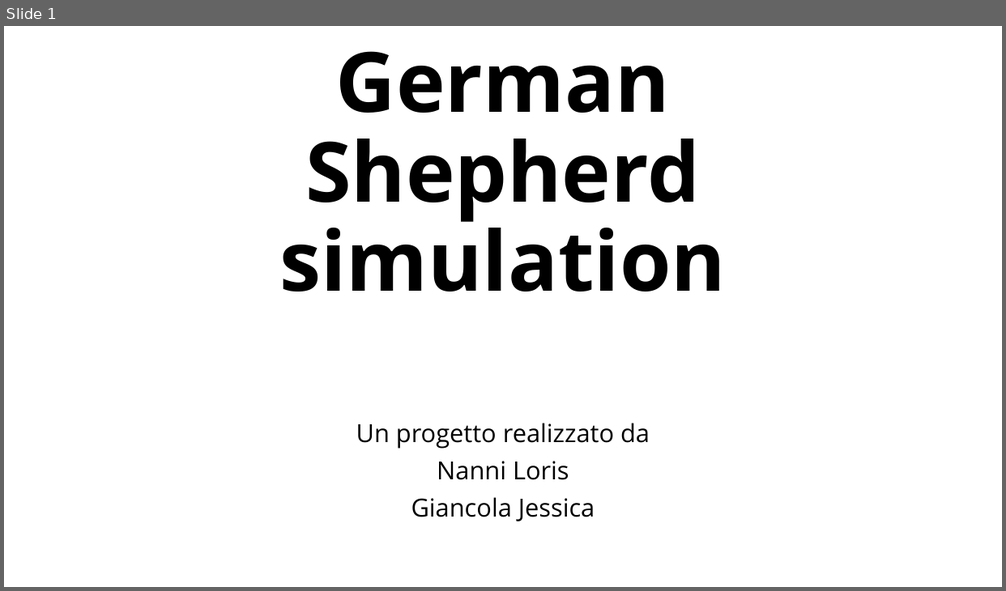
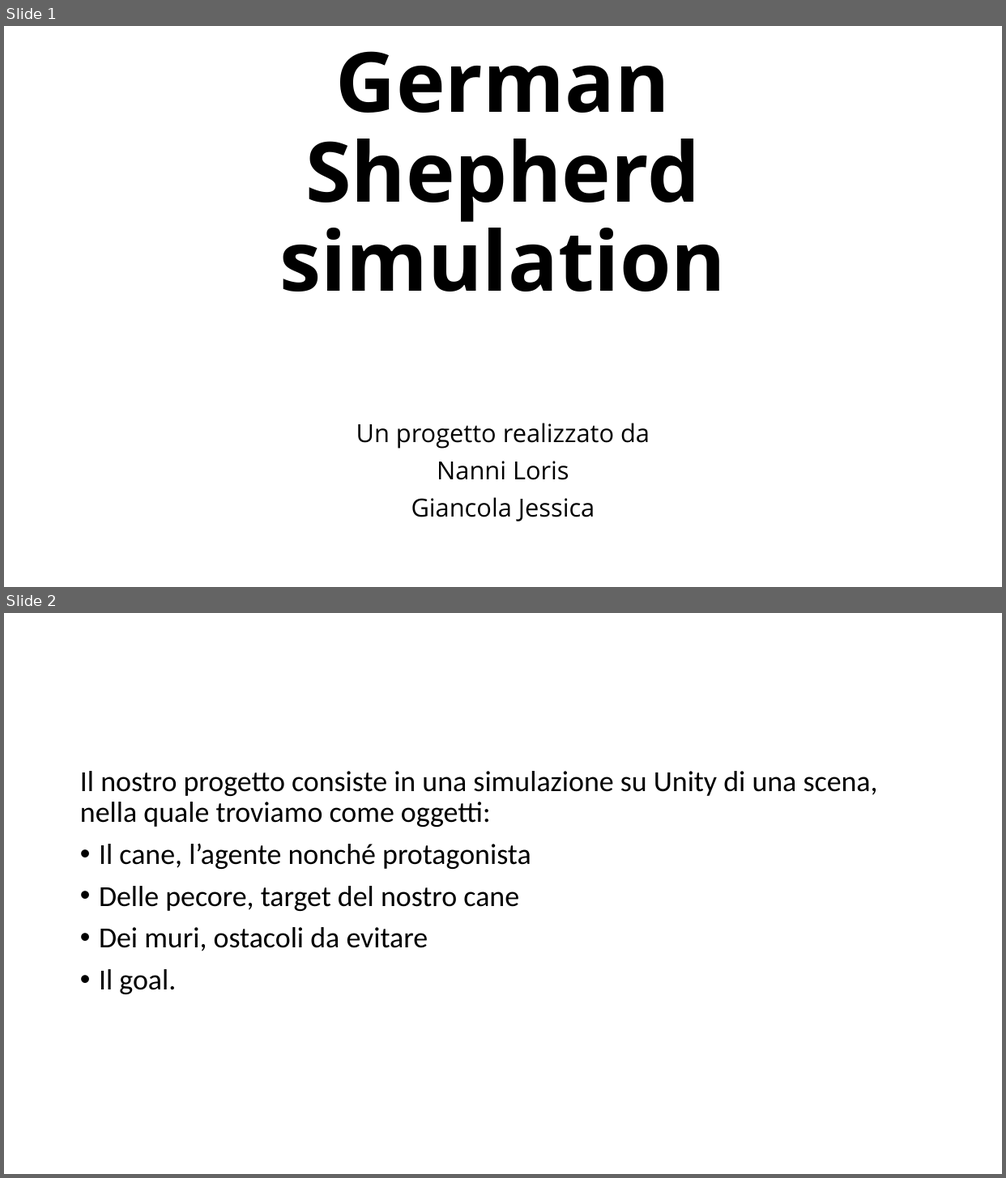
Before and after one commit to LorisNanni91/ProgettoRobotica, a slide deck: Presentazione progetto.pptx. Shown one above the other, each under a label of ours: slide 1 before the commit, slides 1 and 2 after it. The pictures are 1006x591 and 1006x1178 pixels, drawn with LibreOffice and Linux fonts; fonts in the diff are those of the drawing. Boxes give left, top, right and bottom in pixels: in the first picture for what was removed or moved away, otherwise in the second. Text is boxed around its words. In the diff, an @@ line names an element or a change of style, - is before the commit and + after.

```diff
--- a/Presentazione progetto.pptx
+++ b/Presentazione progetto.pptx
@@ slide 2 added at (4, 613, 1002, 1174), background #FFFFFF @@
@@ text added at (80, 771, 878, 995), 28 pt, text #000000 @@
+Il nostro progetto consiste in una simulazione su Unity di una scena, nella quale troviamo come oggetti:
+• Il cane, l’agente nonché protagonista
+• Delle pecore, target del nostro cane
+• Dei muri, ostacoli da evitare
+• Il goal.
```
Also in this commit, not shown: 1 other slide added, 8 other files.
